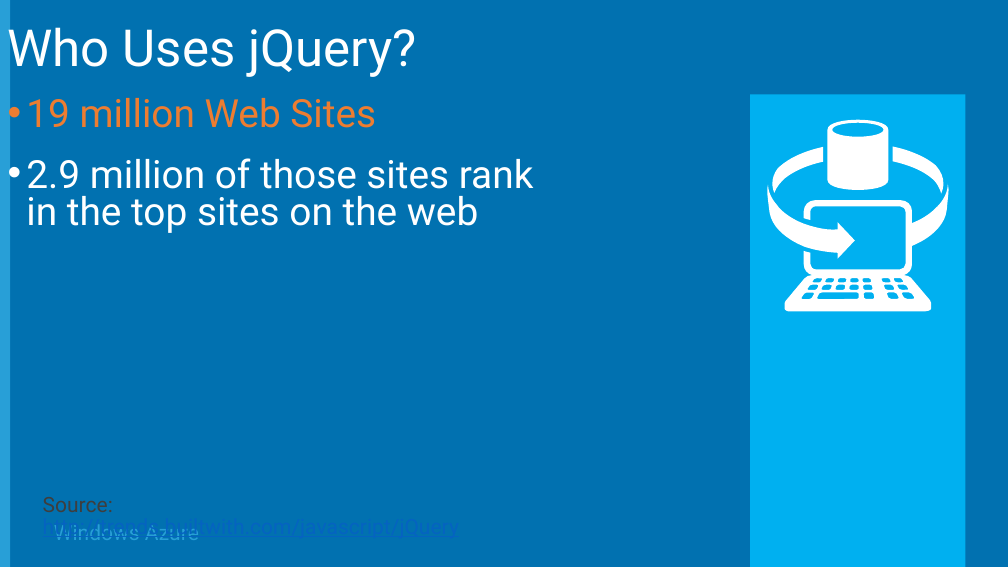
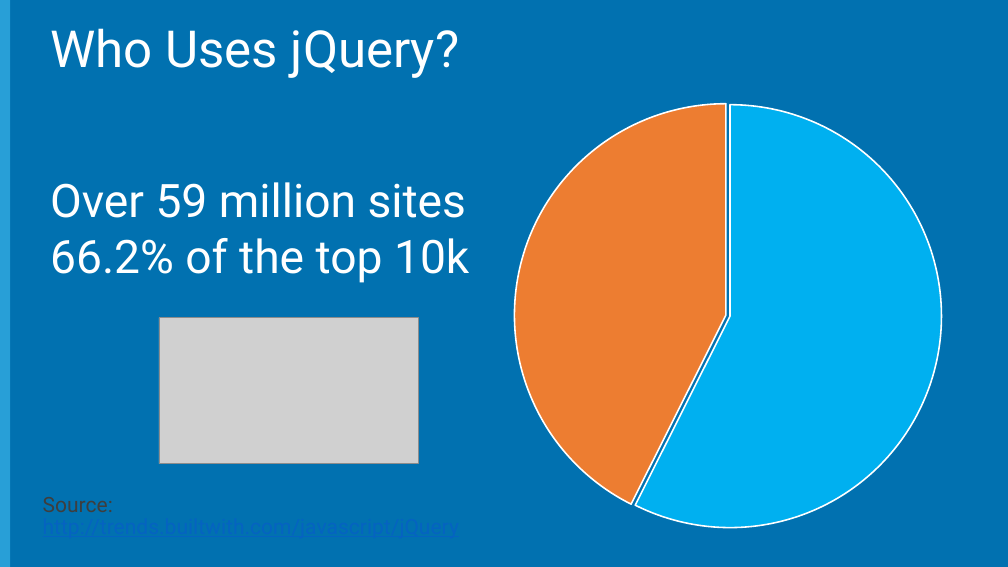
Before and after one commit to Microsoft-Web/DECK-Modern-Web-Front-Ends, a slide deck: slide 16 of 4-Modern-web-front-ends.pptx (slide 13 before the commit). Drawn at 1008x567 pixels with LibreOffice and Linux fonts; fonts in the diff are those of the drawing; grey boxes stand for pictures; background and template pictures are left out. Boxes give left, top, right and bottom in pixels: in the first picture for what was removed or moved away, otherwise in the second. Text is boxed around its words. In the diff, an @@ line names an element or a change of style, - is before the commit and + after.

```diff
--- a/4-Modern-web-front-ends.pptx
+++ b/4-Modern-web-front-ends.pptx
@@ title "Who Uses jQuery?" rewrapped from [8,19,416,78] to [50,28,459,78] @@
@@ text removed at [26,98,534,233] @@
-• 19 million Web Sites
-• 2.9 million of those sites rank
-  in the top sites on the web
@@ pie chart added at [392,91,1008,540] @@
+categories: 1, 2
+Series 1: 57, 43
@@ rectangle removed at [750,95,966,567] @@
@@ freeform shape removed at [768,119,949,312] @@
@@ text added at [50,182,469,283], 44 pt, text #FFFFFF @@
+Over 59 million sites
+66.2% of the top 10k
@@ picture added at [159,318,418,464] @@
@@ text removed at [54,525,199,540] @@
-Windows Azure
```
Also in this commit, not shown: 26 other slides changed, 6 slides added, 1 slide removed.
